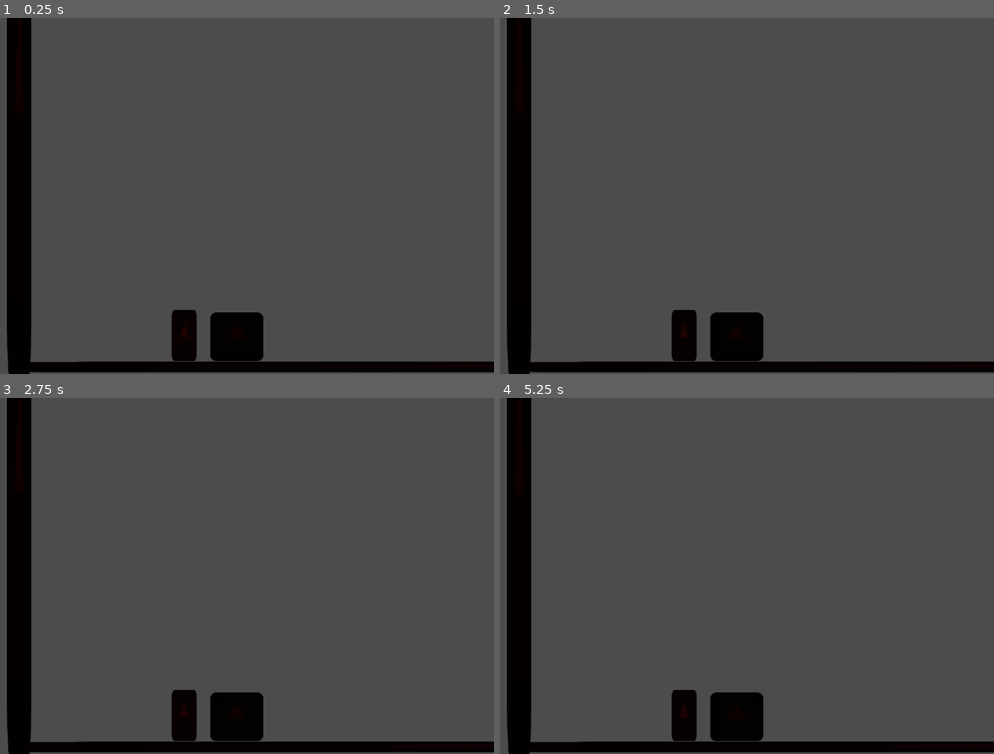
Above: before the commit, frames 1-4 (two rows, left to right).
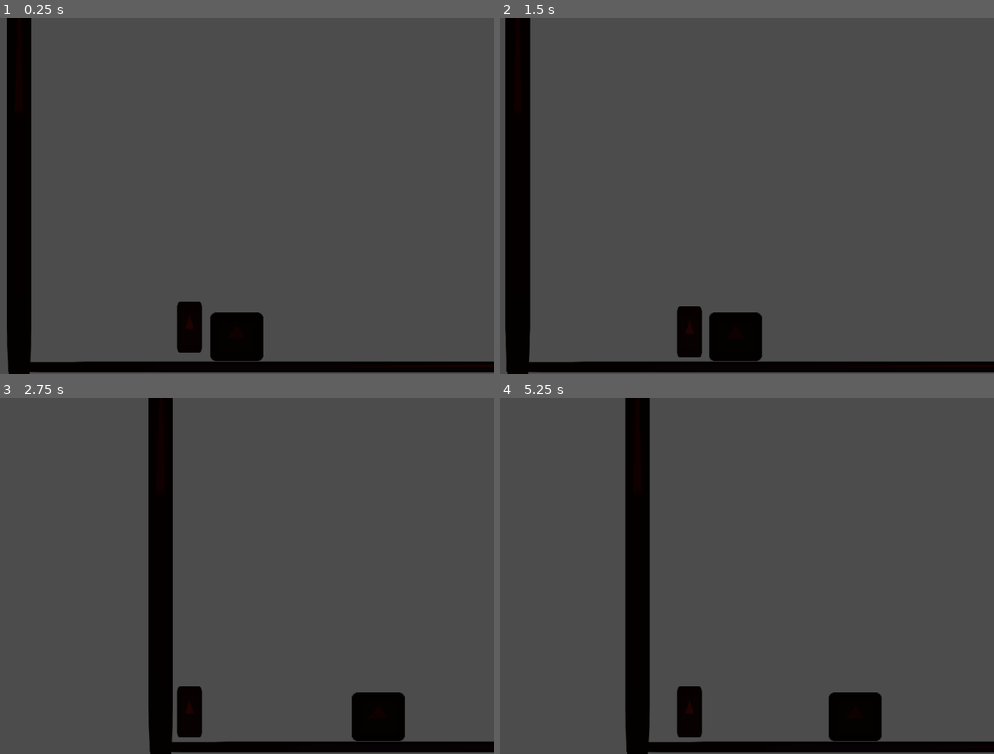
Above: after the commit, the same moments.

Repository: gilmarkandrade/game_lucas_github
Game: Godot game, scene res://fases/fase_1/world_1_cena_1.tscn
Same seed, same stepped clock (60 frames per second), same inputs: the game is played once before the commit and once after it. The engine's default icon, where the game draws it, is replaced by a stand-in: a white triangle on a blue panel in a dark square.
Inputs:
- Up to frame 1 (0.25 s): no input
- Up to frame 2 (1.5 s): tap Enter (ui_accept) at 0.5, 0.77, 1.25 s; hold Right (ui_right) from 0.53 s (still down)
- Up to frame 3 (2.75 s): tap Enter (ui_accept) at 1.52, 2 s; release Right (ui_right) at 2.03 s; hold Left (ui_left) from 2.03 s (still down)
- Up to frame 4 (5.25 s): release Left (ui_left) at 2.78 s; hold Right (ui_right) 2.78-4.28 s; tap Enter (ui_accept) at 3.02, 3.77, 4.25, 4.52 s; hold Left (ui_left) 4.28-5.03 s; hold Right (ui_right) from 5.03 s (still down)

The runs differ from the first frame. In frame 1, 0.5% of the frame differs, in the area x 34-41%, y 79-97%; in frame 2, 1.1%; in frame 3, 14%; in frame 4, 14%, in the area x 1-78%, y 0-100%.
Error before the commit: Invalid set index 'flip_h' (on base: 'null instance') with value of type 'bool'. (res://player/player_fase1/side_scroller_F1/player_plataforma.gd:18)

Commit message:
atualizaçao codigo player plataforma e homen das cavernas
implementação do sistema de dano no player e no inimigo
implementação sistema de movimento do inimigo

Diff:
--- /dev/null
+++ b/game_lucas/cenas_globais/game_over.tscn
@@ -0,0 +1,38 @@
+[gd_scene format=2]
+
+[node name="game_over" type="Control"]
+anchor_right = 1.0
+anchor_bottom = 1.0
+
+[node name="CanvasLayer" type="CanvasLayer" parent="."]
+
+[node name="Label" type="Label" parent="CanvasLayer"]
+anchor_left = 0.5
+anchor_top = 0.5
+anchor_right = 0.5
+anchor_bottom = 0.5
+margin_left = -90.0
+margin_top = -34.0
+margin_right = -23.0
+margin_bottom = -20.0
+rect_scale = Vector2( 2, 2 )
+custom_colors/font_color = Color( 0.0235294, 0.00392157, 0.00392157, 1 )
+text = "game over"
+percent_visible = -0.125
+
+[node name="VBoxContainer" type="VBoxContainer" parent="CanvasLayer"]
+anchor_left = 0.5
+anchor_top = 1.0
+anchor_right = 0.5
+anchor_bottom = 1.0
+margin_left = -74.0
+margin_top = -180.0
+margin_right = 57.0
+margin_bottom = -153.0
+
+[node name="restart_game" type="Button" parent="CanvasLayer/VBoxContainer"]
+margin_right = 131.0
+margin_bottom = 20.0
+custom_colors/font_color_hover = Color( 0.823529, 0.129412, 0.290196, 1 )
+custom_colors/font_color_pressed = Color( 0, 0, 0, 1 )
+text = "Restart game"
--- a/game_lucas/inimigos/inimigos_comun/fase_1/homem_das_cavernas/side_scroller/homen_das_cavernas(s_d).tscn
+++ b/game_lucas/inimigos/inimigos_comun/fase_1/homem_das_cavernas/side_scroller/homen_das_cavernas(s_d).tscn
@@ -6,30 +6,39 @@
 [sub_resource type="CapsuleShape2D" id=1]
 
 [sub_resource type="Animation" id=2]
-resource_name = "atack_animation"
+resource_name = "atack_left_animation"
 
 [sub_resource type="Animation" id=3]
-resource_name = "death_animation"
+resource_name = "atack_rigth_animation"
 
 [sub_resource type="Animation" id=4]
-resource_name = "idlle_animation"
+resource_name = "damage_animation"
 
 [sub_resource type="Animation" id=5]
-resource_name = "walk_animaton"
 
-[sub_resource type="RectangleShape2D" id=6]
+[sub_resource type="Animation" id=6]
+
+[sub_resource type="Animation" id=7]
+
+[sub_resource type="RectangleShape2D" id=8]
 extents = Vector2( 197.177, 28 )
 
-[sub_resource type="RectangleShape2D" id=7]
+[sub_resource type="RectangleShape2D" id=9]
 extents = Vector2( 241.174, 28 )
 
-[sub_resource type="RectangleShape2D" id=8]
+[sub_resource type="RectangleShape2D" id=10]
 extents = Vector2( 33.1744, 38 )
 
-[sub_resource type="RectangleShape2D" id=9]
+[sub_resource type="RectangleShape2D" id=11]
 extents = Vector2( 35.1744, 41 )
 
-[node name="homen_das_cavernas(s_d)" type="KinematicBody2D"]
+[sub_resource type="CapsuleShape2D" id=12]
+radius = 27.841
+height = 77.554
+
+[node name="homen_das_cavernas(s_d)" type="KinematicBody2D" groups=[
+"enemie",
+]]
 script = ExtResource( 1 )
 
 [node name="sprite_H_C" type="Sprite" parent="."]
@@ -39,10 +48,12 @@
 shape = SubResource( 1 )
 
 [node name="animation_H_C" type="AnimationPlayer" parent="."]
-anims/atack_animation = SubResource( 2 )
-anims/death_animation = SubResource( 3 )
-anims/idlle_animation = SubResource( 4 )
-anims/walk_animaton = SubResource( 5 )
+anims/atack_left_animation = SubResource( 2 )
+anims/atack_rigth_animation = SubResource( 3 )
+anims/damage_animation = SubResource( 4 )
+anims/death_animation = SubResource( 5 )
+anims/idlle_animation = SubResource( 6 )
+anims/walk_animaton = SubResource( 7 )
 
 [node name="area_lado_esquerdo_move" type="Area2D" parent="."]
 editor/display_folded = true
@@ -82,4 +93,23 @@
 
 [node name="CollisionShape2D" type="CollisionShape2D" parent="area_direita_ataque"]
 position = Vector2( 77, -4 )
-shape = SubResource( 9 )
+shape = SubResource( 11 )
+
+[node name="area_corpo_H_C" type="Area2D" parent="."]
+editor/display_folded = true
+
+[node name="CollisionShape2D" type="CollisionShape2D" parent="area_corpo_H_C"]
+position = Vector2( -1, -2 )
+shape = SubResource( 12 )
+
+[node name="delay_atack" type="Timer" parent="."]
+wait_time = 0.5
+one_shot = true
+[connection signal="animation_finished" from="animation_H_C" to="." method="_on_animation_H_C_animation_finished"]
+[connection signal="body_entered" from="area_lado_esquerdo_move" to="." method="_on_area_lado_esquerdo_move_body_entered"]
+[connection signal="body_entered" from="area_lado_direito_move" to="." method="_on_area_lado_direito_move_body_entered"]
+[connection signal="body_entered" from="area_esquerda_ataque" to="." method="_on_area_esquerda_ataque_body_entered"]
+[connection signal="body_entered" from="area_direita_ataque" to="." method="_on_area_direita_ataque_body_entered"]
+[connection signal="area_entered" from="area_corpo_H_C" to="." method="_on_area_corpo_H_C_area_entered"]
+[connection signal="timeout" from="delay_atack" to="." method="_on_delay_atack__timeout"]
+[connection signal="timeout" from="delay_atack" to="." method="_on_delay_atack_timeout"]
--- a/game_lucas/inimigos/inimigos_comun/fase_1/homem_das_cavernas/side_scroller/script_H_C/homen_das_cavernas(s_d).gd
+++ b/game_lucas/inimigos/inimigos_comun/fase_1/homem_das_cavernas/side_scroller/script_H_C/homen_das_cavernas(s_d).gd
@@ -1,4 +1,6 @@
 extends KinematicBody2D
+
+
 var death = false
 var walking = false
 var atacking = false
@@ -8,8 +10,14 @@
 var damage = 5
 var move = Vector2()
 var velocity = 8
+const gravity = 9
 
+#em desenvolvimento
+func _physics_process(delta):
+	move.y += gravity
 
+	if death == false:
+		walk_left_right_side()
 
 func walk_left_right_side():
 	if left_side == true and atacking == false and walking == true:
@@ -24,9 +32,98 @@
 		move.x
 		if atacking == false:
 			$animation_H_C.current_animation = "idlle_animation"
+	move = move_and_slide(move)
 
+
+#==============================================================
+#                        functions
+#==============================================================
+
+
+#função que chama animaçao de ataque e passa o valor de dano
+# para o player atraves do singleton atributos player singleton
 func atack():
-	if left_side == true and atacking == true:
-		move.x == 0
-		atributos_player_singleton.player_
-		$animation_H_C.play("atack_animation")
+	if left_side == true and atacking == true and death == false:
+		move.x = 0
+		atributos_player_singleton.player_life_update(damage)
+		$animation_H_C.play("atack_left_animation")
+
+
+func damage_death():
+
+	if life <= 0 :
+		death = true
+		$animation_H_C.play("death_animation")
+
+#===========================================================
+#            AREA\BODY ENTERED
+#===========================================================
+
+
+
+#  quando player entra na area de colisao do lado esquerdo
+#ele defini estas variaveis que permitira que ação seja feita
+
+func _on_area_lado_esquerdo_move_body_entered(body):
+		if body.is_in_group("player") and death == false:
+			left_side = true
+			right_side = false
+			walking = true
+
+
+func _on_area_lado_direito_move_body_entered(body) :
+	if body.is_in_group("player") and death == false:
+			left_side = false
+			right_side = true
+			walking = true
+
+#======================== area atacking =======================
+
+#area proxima o player que permite ele atacar se o player chegar muito perto
+func _on_area_esquerda_ataque_body_entered(body):
+	if body.is_in_group("player") and death == false:
+		atacking = true
+		left_side = true
+		right_side = false
+		walking = false
+		$delay_atack.start()
+
+
+
+func _on_area_direita_ataque_body_entered(body):
+	if body.is_in_group("player") and death == false:
+		atacking = true
+		left_side = false
+		right_side = true
+		walking = false
+		$delay_atack.start()
+
+
+# ===================== area corpo =====================
+
+# corpo do player onde ele recebe e puxa a
+#referencia do valor que foi passado para ogame singleton
+func _on_area_corpo_H_C_area_entered(area):
+
+	if area.is_in_group("arma_player") and death == false:
+		life -= atributos_player_singleton.life_enemie_update
+		damage_death()
+
+
+
+#==============================================================
+#                         DELAY
+#==============================================================
+
+func _on_delay_atack_timeout():
+
+	atack()
+
+
+#===============================================================
+#               ANIMATION FINISHED
+#===============================================================
+
+func _on_animation_H_C_animation_finished(anim_name):
+	if anim_name == "death_animation":
+		queue_free()
--- a/game_lucas/player/player_fase1/side_scroller_F1/player_plataforma.gd
+++ b/game_lucas/player/player_fase1/side_scroller_F1/player_plataforma.gd
@@ -2,27 +2,85 @@
 
 var move = Vector2()
 var speed = 30
-var life = atributos_player_singleton.life_player
+var life = 100
+var damage_hit = 10
+var side_current = false
+var death = false
 const jump_force = -300
-
 const gravity = 9
-
 const UP = Vector2(0,-1)
 
+#========================================================
+#                MOVIMENTAÇÃO
+#========================================================
 
 func _physics_process(delta):
 	move.y += gravity
 
-	if Input.is_action_pressed("ui_right"):
-		move.x += speed
-		$CollisionShape2D/icon2.flip_h= true
-	elif Input.is_action_pressed("ui_left"):
-		move.x -= speed
+	if death == false:
 
-		$CollisionShape2D/icon2.flip_h= false
-	else:
-		move.x = 0
-		if is_on_floor():
-			if Input. is_action_just_pressed("ui_up"):
-				move.y = jump_force
-	move = move_and_slide(move,UP)
+		# movimentação do player esquerda ou direita ou parado se não estiver recebendo input
+
+		if Input.is_action_pressed("ui_right"):
+			move.x += speed
+			$animation_Player.current_animation = "walk_animation"
+			$sprite_player.flip_h = false
+
+		elif Input.is_action_pressed("ui_left"):
+			move.x -= speed
+			$animation_Player.current_animation = "walk_animation"
+			$sprite_player.flip_h = true
+
+		else:
+			move.x = 0
+			if is_on_floor():
+				if Input. is_action_just_pressed("ui_up"):
+					move.y = jump_force
+		move = move_and_slide(move,UP)
+
+
+#=================================================================
+#                   FUNCTIONS
+#=================================================================
+
+func atack_proximity():
+	if side_current == false:
+		$animation_Player.play("atack_1_animation_left")
+	elif side_current ==true:
+		$animation_Player.play("atack_1_animation_right")
+
+# função responsavel por travar o codigo do game e chamar
+#a cena game over caso avida chegue a zero
+func death_player():
+	if life <= 0:
+		life = 0
+		death = true
+
+
+
+#===========================================================
+#                  AREA\BODY ENTERED
+#===========================================================
+
+
+#AREA responsavel por receber o valor de dano conforme a area inimiga
+# que entrou no corpo do player
+func _on_area_corpo_player_area_entered(area):
+	if area.is_in_group("weapom_enimie"):
+		life =  atributos_player_singleton.life_player
+		death_player()
+
+
+func _on_area_arma_player_body_entered(body):
+	if body.is_in_group("enemie"):
+		atributos_player_singleton.damage_life_enimie_update(damage_hit)
+
+#==========================================================
+#               animation finished
+#==========================================================
+
+#quando alguma animação finalizar execute o evento
+func _on_animation_Player_animation_finished(anim_name):
+	if anim_name == "death_animation":
+		# quando terminara animacao de morte do player va para tela de gameover
+		get_tree().change_scene("res://cenas_globais/game_over.tscn")
--- a/game_lucas/player/player_fase1/side_scroller_F1/player_plataforma.tscn
+++ b/game_lucas/player/player_fase1/side_scroller_F1/player_plataforma.tscn
@@ -1,28 +1,78 @@
-[gd_scene load_steps=5 format=2]
+[gd_scene load_steps=13 format=2]
 
 [ext_resource path="res://player/player_fase1/side_scroller_F1/player_plataforma.gd" type="Script" id=1]
 [ext_resource path="res://icon.png" type="Texture" id=2]
 
 [sub_resource type="CapsuleShape2D" id=1]
-radius = 20.0
-height = 22.3334
+radius = 18.6539
+height = 18.0
 
 [sub_resource type="Animation" id=2]
-resource_name = "walk_animation"
+resource_name = "atack_1_animation_left"
 
-[node name="player_plataforma" type="KinematicBody2D"]
+[sub_resource type="Animation" id=3]
+resource_name = "atack_1_animation_right"
+
+[sub_resource type="Animation" id=4]
+resource_name = "death_animation"
+
+[sub_resource type="Animation" id=5]
+resource_name = "idlle_animation"
+
+[sub_resource type="Animation" id=6]
+resource_name = "jump_down"
+
+[sub_resource type="Animation" id=7]
+resource_name = "jump_up "
+
+[sub_resource type="Animation" id=8]
+
+[sub_resource type="CapsuleShape2D" id=9]
+radius = 17.177
+height = 33.646
+
+[sub_resource type="CapsuleShape2D" id=10]
+
+[node name="player_plataforma" type="KinematicBody2D" groups=[
+"player",
+]]
 script = ExtResource( 1 )
 
-[node name="CollisionShape2D" type="CollisionShape2D" parent="."]
-position = Vector2( -5, 11 )
+[node name="CollisionShape2D" type="CollisionShape2D" parent="." groups=[
+"player",
+]]
 scale = Vector2( 0.76, 1 )
 shape = SubResource( 1 )
 
-[node name="sprite_player" type="Sprite" parent="CollisionShape2D"]
+[node name="sprite_player" type="Sprite" parent="."]
 modulate = Color( 0.12549, 0.0117647, 0.0117647, 1 )
-position = Vector2( 0.500003, 6.88318 )
-scale = Vector2( 0.444901, 0.765625 )
+scale = Vector2( 0.338125, 0.765625 )
 texture = ExtResource( 2 )
 
 [node name="animation_Player" type="AnimationPlayer" parent="."]
-anims/walk_animation = SubResource( 2 )
+anims/atack_1_animation_left = SubResource( 2 )
+anims/atack_1_animation_right = SubResource( 3 )
+anims/death_animation = SubResource( 4 )
+anims/idlle_animation = SubResource( 5 )
+anims/jump_down = SubResource( 6 )
+"anims/jump_up " = SubResource( 7 )
+anims/walk_animation = SubResource( 8 )
+
+[node name="area_corpo_player" type="Area2D" parent="."]
+editor/display_folded = true
+
+[node name="CollisionShape2D" type="CollisionShape2D" parent="area_corpo_player"]
+shape = SubResource( 9 )
+
+[node name="area_arma_player" type="Area2D" parent="." groups=[
+"arma_player",
+]]
+editor/display_folded = true
+position = Vector2( -43, -6 )
+
+[node name="CollisionShape2D" type="CollisionShape2D" parent="area_arma_player"]
+modulate = Color( 0.490196, 0.87451, 0.141176, 1 )
+shape = SubResource( 10 )
+[connection signal="animation_finished" from="animation_Player" to="." method="_on_animation_Player_animation_finished"]
+[connection signal="area_entered" from="area_corpo_player" to="." method="_on_area_corpo_player_area_entered"]
+[connection signal="body_entered" from="area_arma_player" to="." method="_on_area_arma_player_body_entered"]
--- a/game_lucas/scripts/script_GAME_SINGLETON/atributos_player_singleton.gd
+++ b/game_lucas/scripts/script_GAME_SINGLETON/atributos_player_singleton.gd
@@ -1,6 +1,11 @@
 extends Node
 
 var life_player = 100
+var life_enemie_update
 
 func player_life_update(life):
-	life_player = life
+	life_player = - life
+
+
+func damage_life_enimie_update(damage):
+	life_enemie_update = damage
Not shown: 4 places in game_lucas/inimigos/inimigos_comun/fase_1/homem_das_cavernas/side_scroller/homen_das_cavernas(s_d).tscn that only renumber resources
